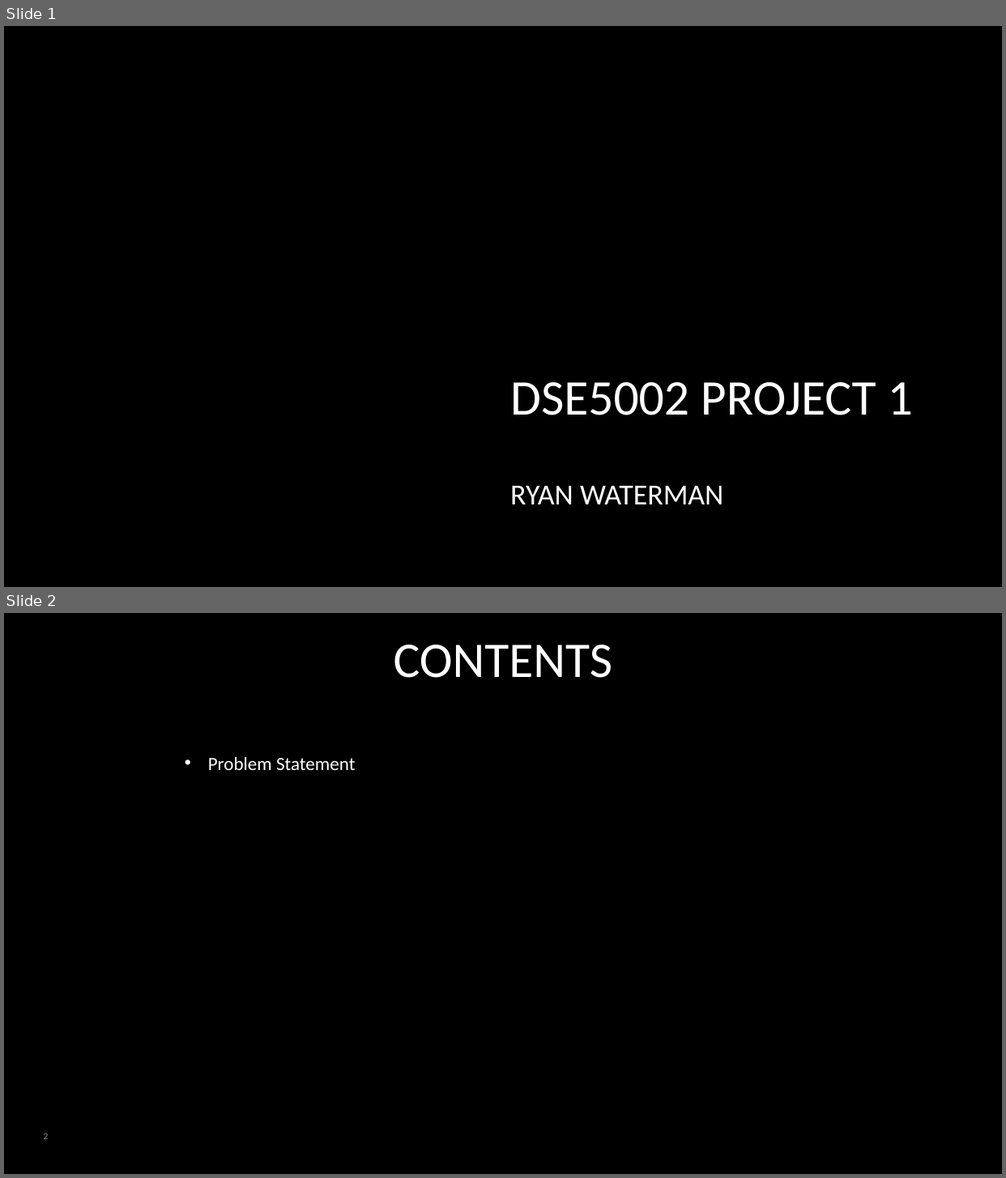
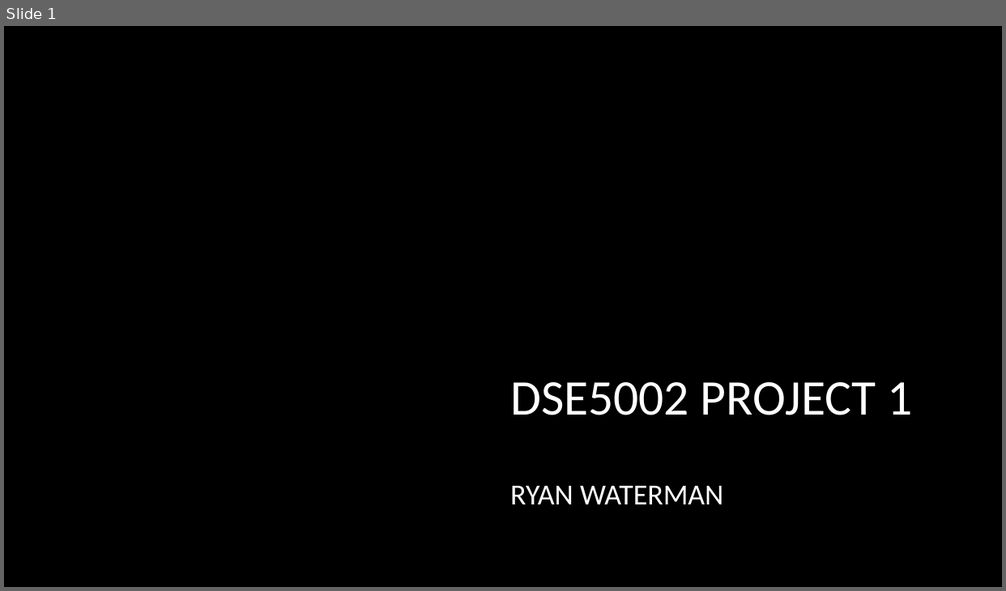
Before and after one commit to rcwaterman/DSE5002_Project_1, a slide deck: Presentation/Project_1_Presentation.pptx. Shown one above the other, each under a label of ours: slides 1 and 2 before the commit, slide 1 after it. The pictures are 1006x1178 and 1006x591 pixels, drawn with LibreOffice and Linux fonts; fonts in the diff are those of the drawing; background and template pictures are left out. Boxes give left, top, right and bottom in pixels: in the first picture for what was removed or moved away, otherwise in the second. Text is boxed around its words. In the diff, an @@ line names an element or a change of style, - is before the commit and + after.

```diff
--- a/Presentation/Project_1_Presentation.pptx
+++ b/Presentation/Project_1_Presentation.pptx
@@ slide 2 removed at [4, 613, 1002, 1174], background #000000 @@
@@ title removed at [394, 645, 612, 678] @@
-CONTENTS
@@ text removed at [208, 757, 355, 770] @@
-• Problem Statement
@@ page number removed at [44, 1133, 49, 1139] @@
-2
```
Also in this commit, not shown: 11 slides added, 5 other files.
